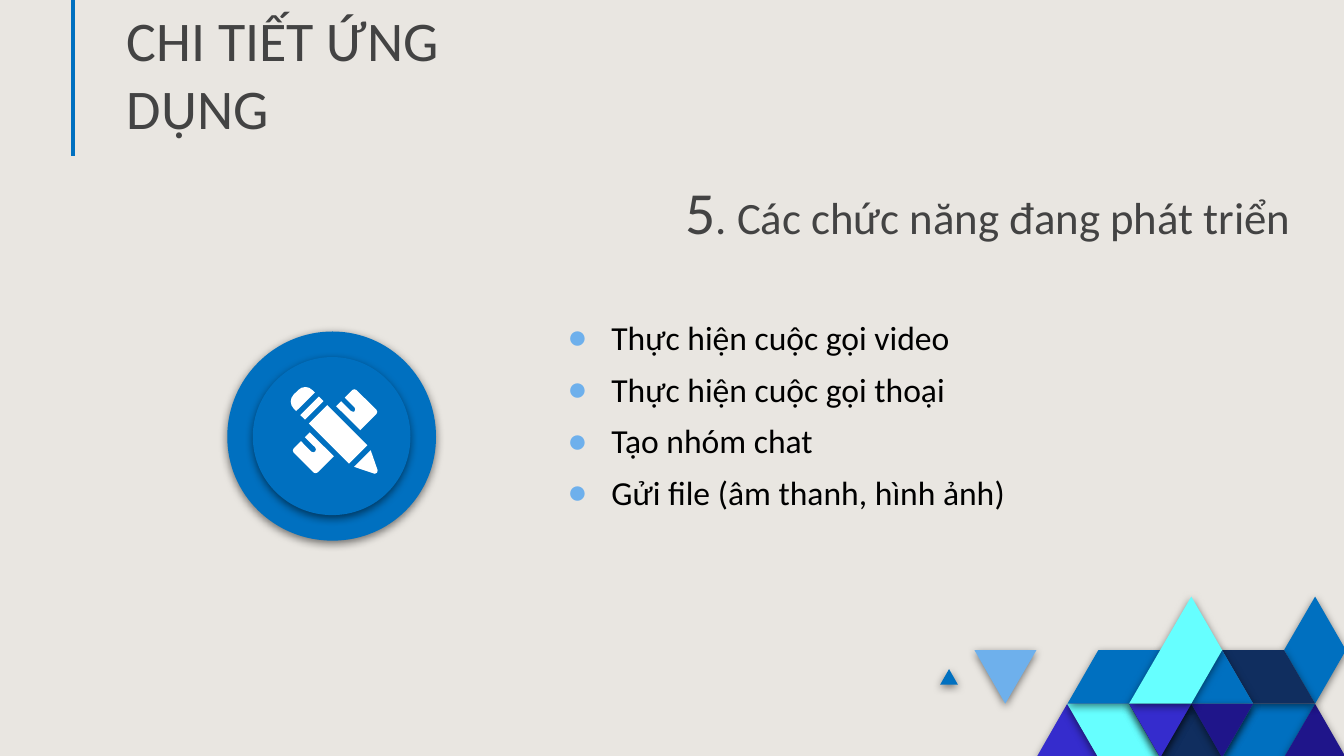
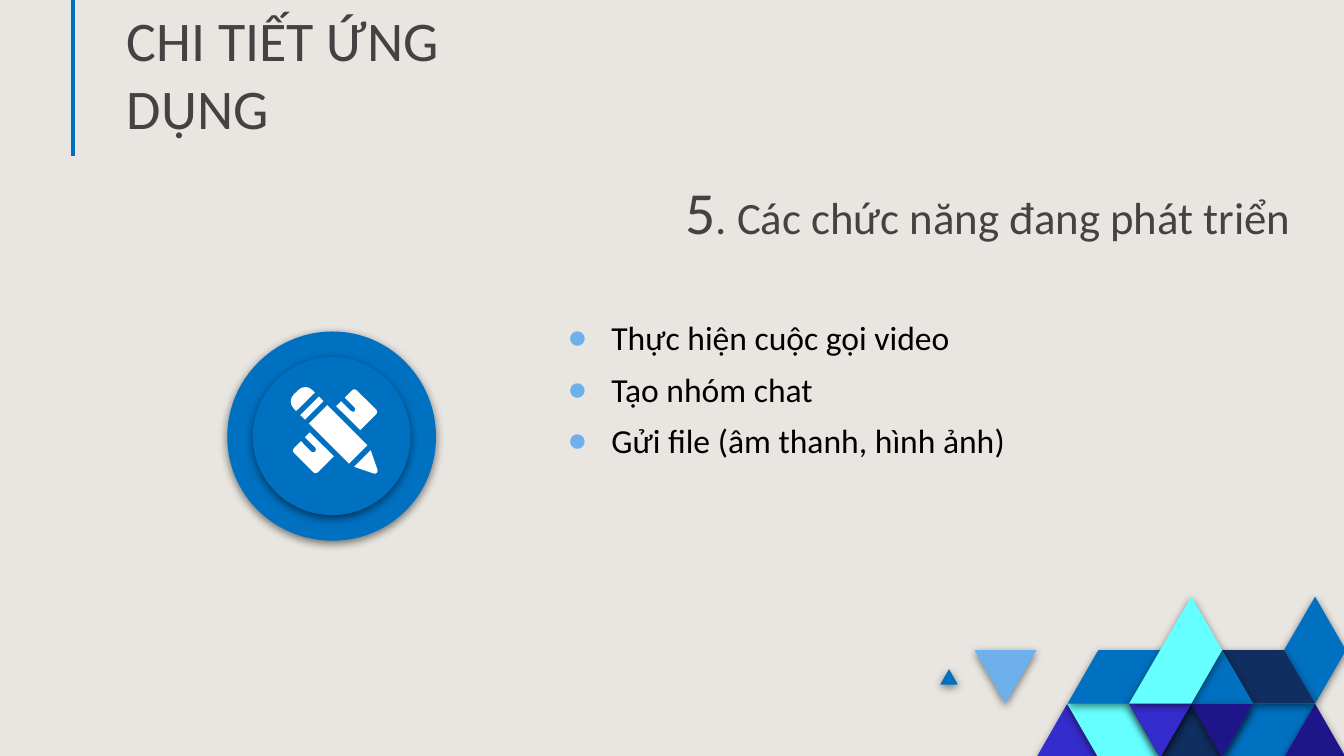
Before and after one commit to AndroidCTT2/Telegram_Clone, a slide deck: slide 26 of report/Nhom2_Slide_Android-1.pptx (slide 24 before the commit). Drawn at 1344x756 pixels with LibreOffice and Linux fonts; fonts in the diff are those of the drawing. Boxes give left, top, right and bottom in pixels: in the first picture for what was removed or moved away, otherwise in the second. Text is boxed around its words. In the diff, an @@ line names an element or a change of style, - is before the commit and + after.

```diff
--- a/report/Nhom2_Slide_Android-1.pptx
+++ b/report/Nhom2_Slide_Android-1.pptx
@@ text at bbox=[611, 378, 944, 408]: paragraph removed @@
-● Thực hiện cuộc gọi thoại
```
Also in this commit, not shown: 10 other slides changed, 1 slide removed, 1 other file.
